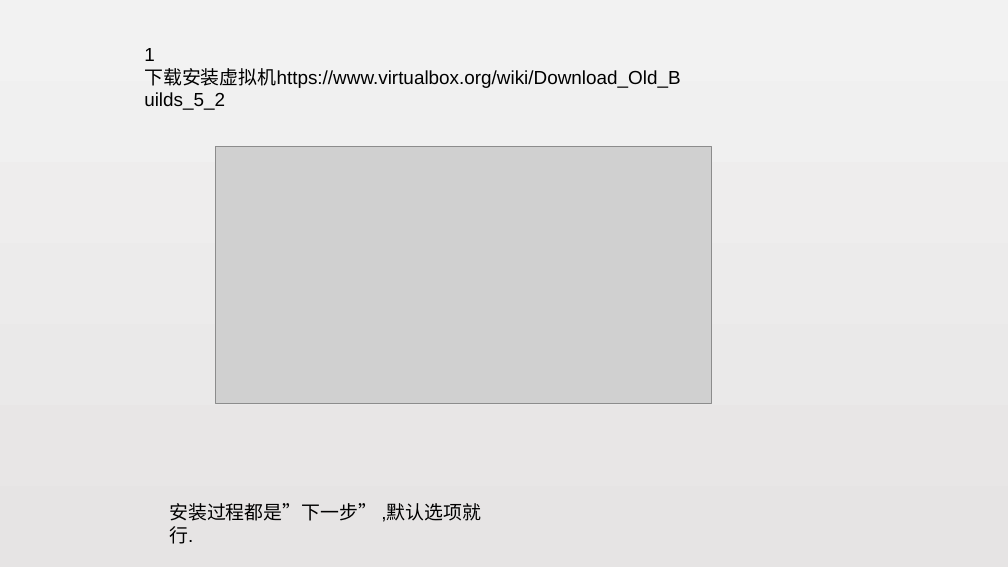
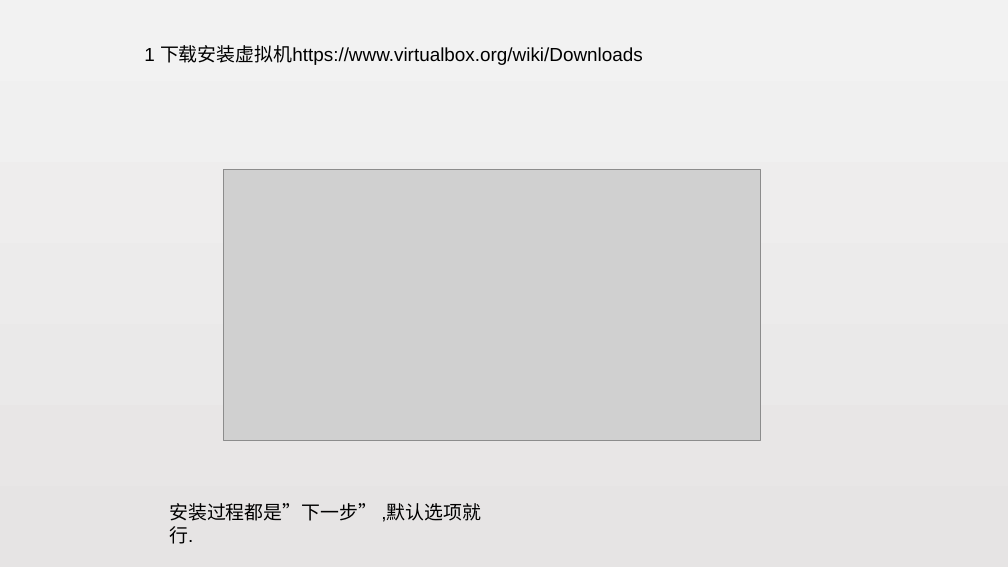
Before and after one commit to db1600800/fabric, a slide deck: slide 1 of 安装步骤.ppt. Drawn at 1008x567 pixels with LibreOffice and Linux fonts; fonts in the diff are those of the drawing; grey boxes stand for pictures. Boxes give left, top, right and bottom in pixels: in the first picture for what was removed or moved away, otherwise in the second. Text is boxed around its words. In the diff, an @@ line names an element or a change of style, - is before the commit and + after.

Commit message:
df
df

```diff
--- a/安装步骤.ppt
+++ b/安装步骤.ppt
@@ text at (x1=144, y1=45, x2=643, y2=65): text changed @@
-1 下载安装虚拟机https://www.virtualbox.org/wiki/Download_Old_Builds_5_2
+1 下载安装虚拟机https://www.virtualbox.org/wiki/Downloads
@@ picture resized from (x1=215, y1=147, x2=711, y2=404) to (x1=223, y1=169, x2=760, y2=441) @@
```
Also in this commit, not shown: 1 other slide changed, 3 slides added, 1 slide removed.
